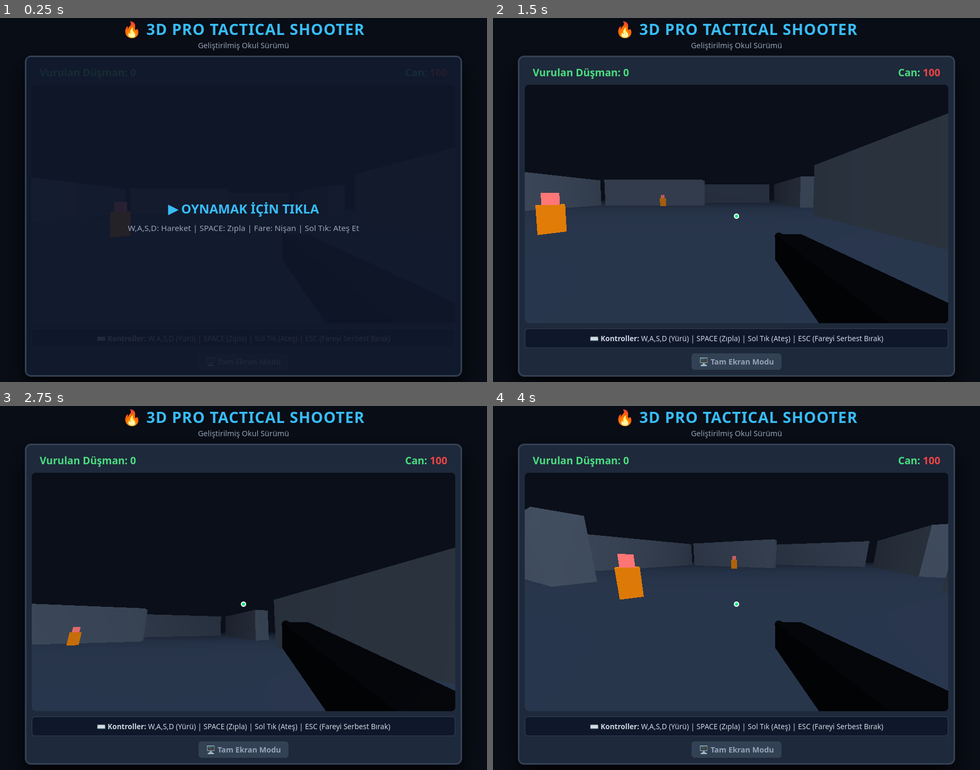
Above: before the commit, frames 1-4 (two rows, left to right).
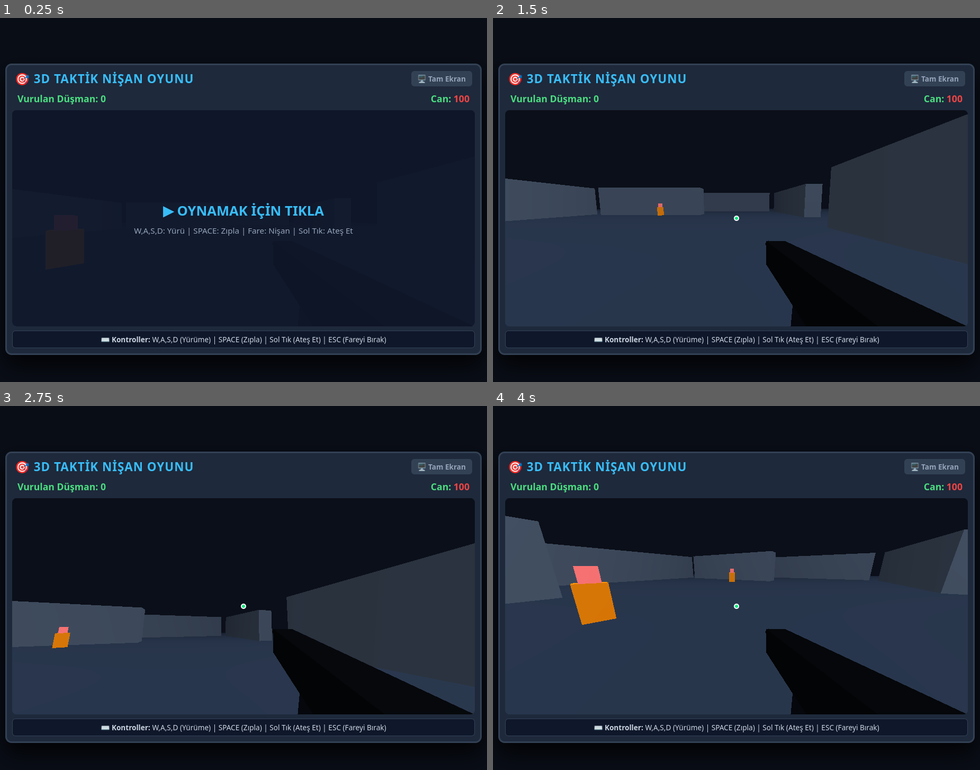
Above: after the commit, the same moments.

Repository: alimuradovsaid6-netizen/super-games.
Game: browser game, page index.html
Same seed, same stepped clock (60 frames per second), same inputs: the game is played once before the commit and once after it.
Inputs (mouse positions are in pixels of both pictures, inside the frame that each line leads up to; where the layout moved, square brackets give the same spot in the first picture):
- Up to frame 1 (0.25 s): no input
- Up to frame 2 (1.5 s): click "▶ OYNAMAK İÇİN TIKLA W,A,S,D:…" at 0.27 s; hold D from 1.03 s (still down); click (736, 240) [736, 229] at 1.07 s
- Up to frame 3 (2.75 s): release D at 1.53 s; hold S 1.58-1.85 s; click (150, 584) [160, 569] at 1.67 s; hold A 1.9-2.47 s; click (443, 467) at 2.02 s, where only the run after the commit has a clickable "🖥️ Tam Ekran"; click (336, 573) [326, 555] at 2.27 s; hold W from 2.52 s (still down)
- Up to frame 4 (4 s): release W at 2.82 s; click (804, 649) [799, 638] at 2.87 s; hold D 2.87-3.53 s; click (619, 660) [629, 649] at 3.47 s; hold W 3.58-3.82 s; hold A from 3.87 s (still down)

The runs differ from the first frame. In frame 1, 17% of the frame differs, in the area x 1-99%, y 0-99%; in frame 2, 29%; in frame 3, 26%; in frame 4, 32%.

Commit message:
Update game title and enhance layout styles

Diff:
--- a/index.html
+++ b/index.html
@@ -3,48 +3,53 @@
 <head>
     <meta charset="UTF-8">
     <meta name="viewport" content="width=device-width, initial-scale=1.0">
-    <title>Okul 3D FPS Oyunu - Gelişmiş Sürüm</title>
+    <title>3D Taktik Nişan Oyunu</title>
     <script src="https://cdnjs.cloudflare.com/ajax/libs/three.js/r128/three.min.js"></script>
     <style>
         * { box-sizing: border-box; margin: 0; padding: 0; font-family: 'Segoe UI', Tahoma, Geneva, Verdana, sans-serif; user-select: none; }
-        body { background: #090d16; color: #f8fafc; text-align: center; display: flex; flex-direction: column; align-items: center; min-height: 100vh; padding: 15px; overflow: hidden; }
-        h1 { margin-bottom: 2px; color: #38bdf8; font-size: 1.8rem; text-transform: uppercase; letter-spacing: 1px; }
-        p.subtitle { color: #94a3b8; margin-bottom: 10px; font-size: 0.9rem; }
-
-        .game-container { position: relative; background: #1e293b; border: 3px solid #334155; border-radius: 12px; padding: 10px; box-shadow: 0 20px 40px rgba(0,0,0,0.8); display: flex; flex-direction: column; align-items: center; max-width: 95vw; }
-
-        canvas { background: #020617; border-radius: 8px; display: block; cursor: crosshair; }
-
-        .hud { display: flex; justify-content: space-between; width: 100%; padding: 5px 15px; font-size: 1.2rem; font-weight: bold; color: #4ade80; margin-bottom: 5px; }
-        .controls-hint { margin-top: 10px; font-size: 0.85rem; color: #cbd5e1; background: #0f172a; padding: 8px 12px; border-radius: 6px; border: 1px solid #334155; width: 100%; }
+        html, body { width: 100%; height: 100%; background: #090d16; color: #f8fafc; overflow: hidden; display: flex; flex-direction: column; align-items: center; justify-content: center; }
+
+        .game-wrapper { position: relative; width: 900px; height: 550px; max-width: 98vw; max-height: 85vh; background: #1e293b; border: 3px solid #334155; border-radius: 12px; padding: 10px; box-shadow: 0 20px 40px rgba(0,0,0,0.8); display: flex; flex-direction: column; align-items: center; }
+
+        #canvasContainer { width: 100%; height: 100%; border-radius: 8px; overflow: hidden; position: relative; }
+        canvas { display: block; width: 100%; height: 100%; cursor: crosshair; }
+
+        .hud { display: flex; justify-content: space-between; width: 100%; padding: 5px 10px; font-size: 1.1rem; font-weight: bold; color: #4ade80; margin-bottom: 5px; }
+        .controls-hint { margin-top: 8px; font-size: 0.85rem; color: #cbd5e1; background: #0f172a; padding: 6px 10px; border-radius: 6px; border: 1px solid #334155; width: 100%; text-align: center; }
 
         .crosshair { position: absolute; top: 50%; left: 50%; width: 10px; height: 10px; background: rgba(0, 255, 128, 0.9); border-radius: 50%; transform: translate(-50%, -50%); pointer-events: none; border: 2px solid #fff; display: none; z-index: 5; }
-        .click-to-play { position: absolute; top: 0; left: 0; width: 100%; height: 100%; background: rgba(15, 23, 42, 0.9); color: #38bdf8; display: flex; flex-direction: column; justify-content: center; align-items: center; font-size: 1.5rem; font-weight: bold; cursor: pointer; …(70 unchanged characters)…
-
-        .btn-fullscreen { margin-top: 10px; background: #334155; border: none; color: #94a3b8; padding: 6px 14px; border-radius: 6px; cursor: pointer; font-weight: bold; transition: 0.2s; font-size: 0.9rem; }
+        .click-to-play { position: absolute; top: 0; left: 0; width: 100%; height: 100%; background: rgba(15, 23, 42, 0.92); color: #38bdf8; display: flex; flex-direction: column; justify-content: center; align-items: center; font-size: 1.6rem; font-weight: bold; cursor: pointer; …(70 unchanged characters)…
+
+        .top-bar { display: flex; justify-content: space-between; width: 100%; align-items: center; margin-bottom: 5px; padding: 0 5px; }
+        h1 { color: #38bdf8; font-size: 1.4rem; text-transform: uppercase; letter-spacing: 1px; }
+        .btn-fullscreen { background: #334155; border: none; color: #94a3b8; padding: 5px 12px; border-radius: 6px; cursor: pointer; font-weight: bold; transition: 0.2s; font-size: 0.85rem; }
         .btn-fullscreen:hover { background: #475569; color: #fff; }
     </style>
 </head>
 <body>
 
-    <h1>🔥 3D PRO TACTICAL SHOOTER</h1>
-    <p class="subtitle">Geliştirilmiş Okul Sürümü</p>
-
-    <div class="game-container" id="mainContainer">
-        <div id="gameOverlay" class="click-to-play" onclick="startGame()">
-            ▶ OYNAMAK İÇİN TIKLA
-            <span style="font-size:0.95rem; color:#94a3b8; margin-top:10px; font-weight:normal;">
-                W,A,S,D: Hareket | SPACE: Zıpla | Fare: Nişan | Sol Tık: Ateş Et
-            </span>
+    <div class="game-wrapper" id="gameWrapper">
+        <div class="top-bar">
+            <h1>🎯 3D TAKTİK NİŞAN OYUNU</h1>
+            <button class="btn-fullscreen" onclick="toggleFullscreen()">🖥️ Tam Ekran</button>
         </div>
-        <div class="crosshair" id="gameCrosshair"></div>
+
         <div class="hud">
             <div>Vurulan Düşman: <span id="score">0</span></div>
             <div>Can: <span id="health" style="color:#ef4444;">100</span></div>
         </div>
-        <div id="canvasContainer"></div>
-        <div class="controls-hint">⌨️ <b>Kontroller:</b> W,A,S,D (Yürü) | SPACE (Zıpla) | Sol Tık (Ateş) | ESC (Fareyi Serbest Bırak)</div>
-        <button class="btn-fullscreen" onclick="toggleFullscreen()">🖥️ Tam Ekran Modu</button>
+
+        <div id="canvasContainer">
+            <div id="gameOverlay" class="click-to-play" onclick="startGame()">
+                ▶ OYNAMAK İÇİN TIKLA
+                <span style="font-size:0.95rem; color:#94a3b8; margin-top:10px; font-weight:normal;">
+                    W,A,S,D: Yürü | SPACE: Zıpla | Fare: Nişan | Sol Tık: Ateş Et
+                </span>
+            </div>
+            <div class="crosshair" id="gameCrosshair"></div>
+        </div>
+
+        <div class="controls-hint">⌨️ <b>Kontroller:</b> W,A,S,D (Yürüme) | SPACE (Zıpla) | Sol Tık (Ateş Et) | ESC (Fareyi Bırak)</div>
     </div>
 
     <script>
@@ -54,21 +59,20 @@
         let moveForward = false, moveBackward = false, moveLeft = false, moveRight = false;
         let velocityY = 0, canJump = false;
         let raycaster, mouse;
-        let gun;
+        let gunGroup;
 
         const container = document.getElementById('canvasContainer');
-        const width = 800, height = 450;
 
         function initGame() {
             scene = new THREE.Scene();
             scene.background = new THREE.Color(0x0b0f19);
-            scene.fog = new THREE.FogExp2(0x0b0f19, 0.025);
-
-            camera = new THREE.PerspectiveCamera(75, width / height, 0.1, 1000);
-            camera.position.set(0, 1.6, 15);
+            scene.fog = new THREE.FogExp2(0x0b0f19, 0.02);
+
+            camera = new THREE.PerspectiveCamera(75, container.clientWidth / container.clientHeight, 0.1, 1000);
+            camera.position.set(0, 1.6, 12);
 
             renderer = new THREE.WebGLRenderer({ antialias: true });
-            renderer.setSize(width, height);
+            renderer.setSize(container.clientWidth, container.clientHeight);
             renderer.shadowMap.enabled = true;
             container.appendChild(renderer.domElement);
 
@@ -87,7 +91,7 @@
             scene.add(floor);
 
             // Labirent Duvarları (Çarpışma Engelleri)
-            const wallMat = new THREE.MeshStandardMaterial({ color: 0x475569, roughness: 0.5 });
+            const wallMat = new THREE.MeshStandardMaterial({ color: 0x475569, roughness: 0.4 });
             const wallPositions = [
                 {x: -10, z: -10, w: 15, d: 2}, {x: 10, z: 10, w: 2, d: 15},
                 {x: -15, z: 10, w: 12, d: 2}, {x: 12, z: -12, w: 2, d: 14},
@@ -102,23 +106,30 @@
                 walls.push(wall);
             });
 
-            // Oyuncu Silahı (Elde Görünür 3D Silah)
-            const gunGroup = new THREE.Group();
-            const bodyGeo = new THREE.BoxGeometry(0.15, 0.15, 0.8);
-            const gunMat = new THREE.MeshStandardMaterial({ color: 0x111827, metalness: 0.8, roughness: 0.2 });
-            const gunBody = new THREE.Mesh(bodyGeo, gunMat);
-            gunBody.position.set(0.3, -0.25, -0.5);
-            gunGroup.add(gunBody);
-
-            const barrelGeo = new THREE.CylinderGeometry(0.03, 0.03, 0.4);
-            const barrel = new THREE.Mesh(barrelGeo, gunMat);
-            barrel.rotation.x = Math.PI / 2;
-            barrel.position.set(0.3, -0.23, -0.9);
-            gunGroup.add(barrel);
+            // GÖRÜNÜR 3D SİLAH VE ŞARJÖR MODELİ
+            gunGroup = new THREE.Group();
+            const gunMat = new THREE.MeshStandardMaterial({ color: 0x1e293b, metalness: 0.85, roughness: 0.2 });
+
+            // Tüfek Gövdesi
+            const bodyMesh = new THREE.Mesh(new THREE.BoxGeometry(0.12, 0.15, 0.8), gunMat);
+            bodyMesh.position.set(0.25, -0.22, -0.5);
+            gunGroup.add(bodyMesh);
+
+            // Tüfek Namlusu
+            const barrelMesh = new THREE.Mesh(new THREE.CylinderGeometry(0.025, 0.025, 0.4), gunMat);
+            barrelMesh.rotation.x = Math.PI / 2;
+            barrelMesh.position.set(0.25, -0.20, -0.9);
+            gunGroup.add(barrelMesh);
+
+            // ŞARJÖR (Obyom / Magazin) - Belirgin olarak aşağı sarkıyor
+            const magMat = new THREE.MeshStandardMaterial({ color: 0x0f172a, metalness: 0.5 });
+            const magazine = new THREE.Mesh(new THREE.BoxGeometry(0.09, 0.25, 0.15), magMat);
+            magazine.position.set(0.25, -0.38, -0.45);
+            magazine.rotation.x = 0.2; // Hafif açılı
+            gunGroup.add(magazine);
 
             camera.add(gunGroup);
             scene.add(camera);
-            gun = gunGroup;
 
             // Botları Oluştur
             for (let i = 0; i < 6; i++) {
@@ -131,6 +142,7 @@
             window.addEventListener('keydown', onKeyDown);
             window.addEventListener('keyup', onKeyUp);
             renderer.domElement.addEventListener('click', shootGun);
+            window.addEventListener('resize', onWindowResize);
 
             animate();
         }
@@ -168,7 +180,7 @@
             if (e.code === 'KeyA') moveLeft = true;
             if (e.code === 'KeyD') moveRight = true;
             if (e.code === 'Space' && canJump) {
-                velocityY = 0.15;
+                velocityY = 0.14;
                 canJump = false;
             }
         }
@@ -183,19 +195,18 @@
         function spawnBot() {
             const botGroup = new THREE.Group();
 
-            // Gövde
+            // Bot Gövdesi
             const bodyMat = new THREE.MeshStandardMaterial({ color: 0xd97706, roughness: 0.4 });
             const body = new THREE.Mesh(new THREE.BoxGeometry(0.8, 1.2, 0.5), bodyMat);
             body.position.y = 0.6;
             botGroup.add(body);
 
-            // Kafa
+            // Bot Kafası
             const headMat = new THREE.MeshStandardMaterial({ color: 0xf87171 });
             const head = new THREE.Mesh(new THREE.BoxGeometry(0.5, 0.5, 0.5), headMat);
             head.position.y = 1.45;
             botGroup.add(head);
 
-            // Rastgele konum (duvarların içine girmesin diye basit kontrol)
             botGroup.position.set((Math.random() - 0.5) * 50, 0, (Math.random() - 0.5) * 50);
             scene.add(botGroup);
             bots.push(botGroup);
@@ -213,12 +224,12 @@
         function shootGun() {
             if (document.pointerLockElement !== renderer.domElement) return;
 
-            // Ateş efekti (Silahı hafifçe geri tepme)
-            gun.position.z += 0.1;
-            setTimeout(() => gun.position.z -= 0.1, 80);
+            // Ateş Tepme Efekti
+            gunGroup.position.z += 0.08;
+            setTimeout(() => gunGroup.position.z -= 0.08, 80);
 
             raycaster.setFromCamera(mouse, camera);
-            const botMeshes = bots.map(b => b.children[0]); // Gövdeye nişan al
+            const botMeshes = bots.map(b => b.children[0]);
             const intersects = raycaster.intersectObjects(botMeshes);
 
             if (intersects.length > 0) {
@@ -235,18 +246,23 @@
         }
 
         function toggleFullscreen() {
-            let elem = document.getElementById("mainContainer");
+            let elem = document.getElementById("gameWrapper");
             if (!document.fullscreenElement) {
-                elem.requestFullscreen().catch(err => alert(`Hata: ${err.message}`));
+                elem.requestFullscreen().catch(err => alert(`Tam ekran hatası: ${err.message}`));
             } else {
                 document.exitFullscreen();
             }
         }
 
+        function onWindowResize() {
+            camera.aspect = container.clientWidth / container.clientHeight;
+            camera.updateProjectionMatrix();
+            renderer.setSize(container.clientWidth, container.clientHeight);
+        }
+
         function animate() {
             requestAnimationFrame(animate);
 
-            // Hareket Mantığı ve Çarpışma
             const speed = 0.1;
             let dir = new THREE.Vector3();
             camera.getWorldDirection(dir);
@@ -261,13 +277,12 @@
             if (moveRight) nextPos.addScaledVector(sideDir, speed);
             if (moveLeft) nextPos.addScaledVector(sideDir, -speed);
 
-            // Sadece duvar yoksa pozisyonu güncelle
             if (!checkCollision(nextPos)) {
                 camera.position.x = nextPos.x;
                 camera.position.z = nextPos.z;
             }
 
-            // Zıplama ve Yerçekimi
+            // Yerçekimi ve Zıplama
             velocityY -= 0.007;
             camera.position.y += velocityY;
             if (camera.position.y <= 1.6) {
@@ -276,11 +291,10 @@
                 canJump = true;
             }
 
-            // Sınırlar
             camera.position.x = Math.max(-38, Math.min(38, camera.position.x));
             camera.position.z = Math.max(-38, Math.min(38, camera.position.z));
 
-            // Botların Oyuncuyu Takip Etmesi
+            // Botların hareketi
             bots.forEach(bot => {
                 const bDir = new THREE.Vector3().subVectors(camera.position, bot.position);
                 bDir.y = 0;
@@ -288,16 +302,15 @@
                 bot.position.addScaledVector(bDir, 0.02);
                 bot.lookAt(camera.position.x, bot.position.y, camera.position.z);
 
-                // Oyuncuya çok yaklaşırlarsa can eksilt
                 if (bot.position.distanceTo(camera.position) < 1.5) {
-                    health -= 0.2;
+                    health -= 0.25;
                     document.getElementById('health').innerText = Math.max(0, Math.floor(health));
                     if (health <= 0) {
-                        alert('Oyun Bitti! Skorun: ' + score);
+                        alert('Oyun Bitti! Toplam Skorun: ' + score);
                         health = 100;
                         score = 0;
                         document.getElementById('score').innerText = score;
-                        camera.position.set(0, 1.6, 15);
+                        camera.position.set(0, 1.6, 12);
                     }
                 }
             });
